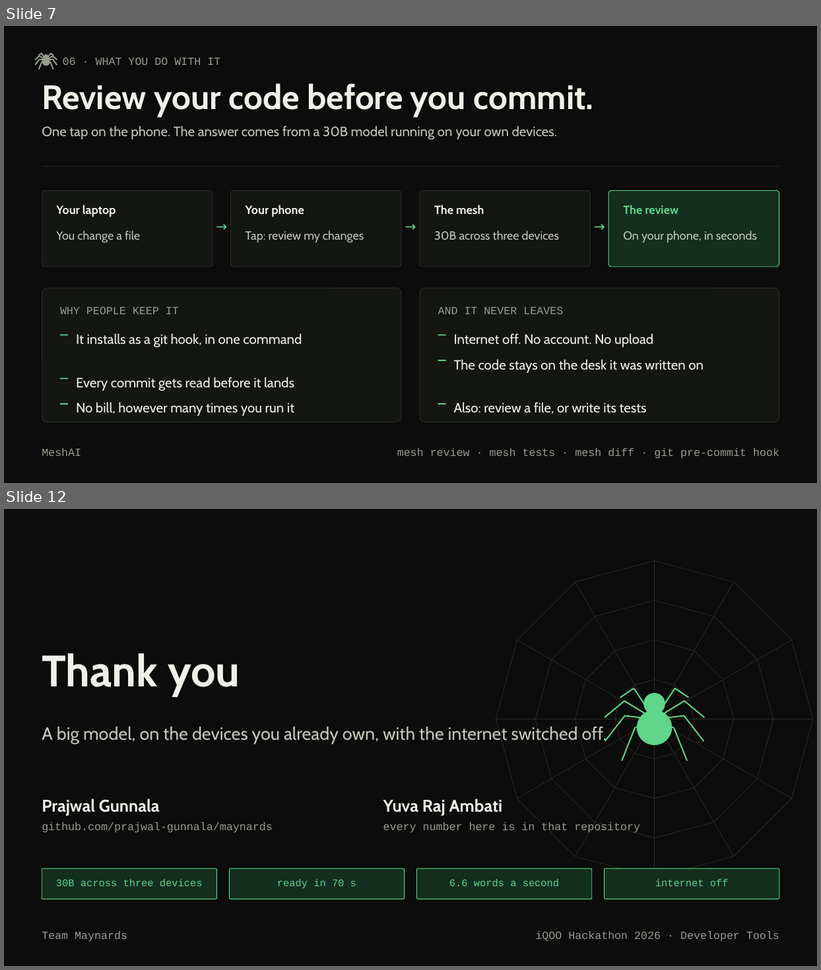
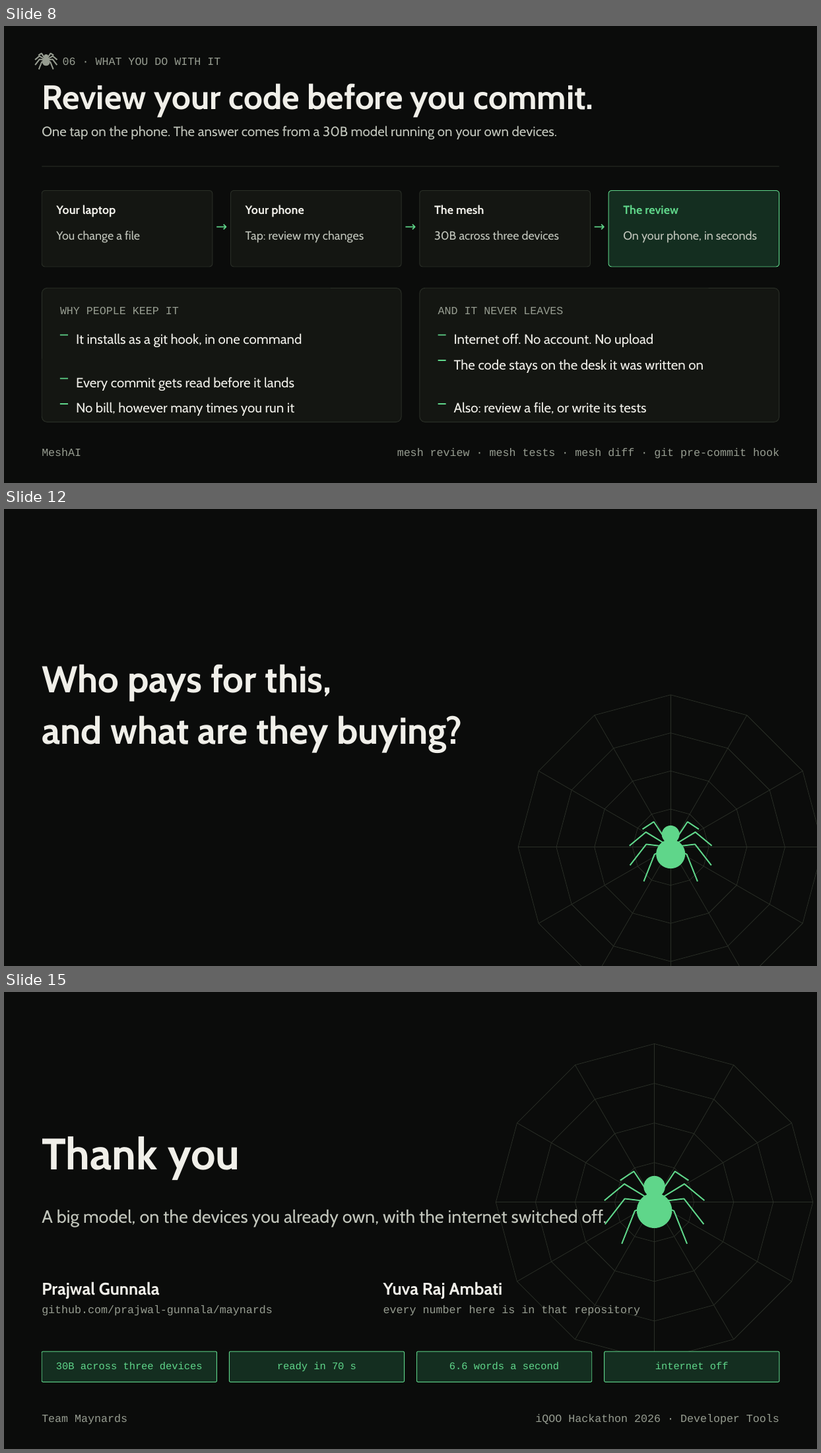
Before and after one commit to prajwal-gunnala/maynards, a slide deck: docs/deck-editable/MeshAI_Deck.pptx. Shown one above the other, each under a label of ours: slides 7 and 12 before the commit, slides 8, 12 and 15 after it; the slides between them are not shown. The pictures are 821x970 and 821x1453 pixels, drawn with LibreOffice and Linux fonts; fonts in the diff are those of the drawing. Boxes give left, top, right and bottom in pixels: in the first picture for what was removed or moved away, otherwise in the second. Text is boxed around its words. In the diff, an @@ line names an element or a change of style, - is before the commit and + after.

Commit message:
deck: points only, a question before each turn, and a literature survey
The second line under every point is gone. It was prose in disguise and it
was what pushed cards past their own edges. A point is now one line.

The build refuses to ship a defect: after assembling, it walks every shape
and prints anything that falls off the page. That is how the overlaps were
found this time, instead of by squinting at a render.

Headings say the thing in the fewest words: a 30B model needs 18.6 GB;
phones and a laptop, as one machine; loading went from 517 s to 70 s; use it
when the model does not fit; 13% to 47%, on the same tests; we rent memory;
it ran this weekend.

Three slides now ask a question and the slide after answers it: how do you
run a model that does not fit, does splitting make the answers worse, and
who pays and what are they buying.

And the comparison is a proper literature survey: Petals, prima.cpp,
EdgeShard with their arXiv numbers, alongside exo, Darkbloom, llama.cpp's own
RPC and the single machine runtimes, each with the reason it is not this.

```diff
--- a/docs/deck-editable/MeshAI_Deck.pptx
+++ b/docs/deck-editable/MeshAI_Deck.pptx
@@ slide 12 added at <box>4,509,817,966</box>, background #FFFFFF @@
@@ rectangle added at <box>4,509,817,966</box>, fill #0B0C0B @@
@@ text added at <box>42,664,462,753</box>, 44 pt, text #F0EFE9, bold @@
+Who pays for this,
+and what are they buying?
@@ freeform shape added at <box>518,695,817,966</box>, outline #2A2F27 0.6 pt @@
@@ freeform shape added at <box>671,695,671,848</box>, outline #2A2F27 0.6 pt @@
@@ freeform shape added at <box>595,715,671,848</box>, outline #2A2F27 0.6 pt @@
@@ freeform shape added at <box>671,715,747,848</box>, outline #2A2F27 0.6 pt @@
@@ freeform shape added at <box>556,733,785,962</box>, outline #2A2F27 0.6 pt @@
@@ freeform shape added at <box>539,771,671,848</box>, outline #2A2F27 0.6 pt @@
@@ freeform shape added at <box>595,771,747,923</box>, outline #2A2F27 0.6 pt @@
@@ freeform shape added at <box>671,771,803,848</box>, outline #2A2F27 0.6 pt @@
@@ freeform shape added at <box>633,809,709,885</box>, outline #2A2F27 0.6 pt @@
@@ freeform shape added at <box>643,822,671,848</box>, outline #5FD68A 1.5 pt @@
@@ freeform shape added at <box>671,822,699,848</box>, outline #5FD68A 1.5 pt @@
@@ freeform shape added at <box>630,832,671,848</box>, outline #5FD68A 1.5 pt @@
@@ freeform shape added at <box>630,844,671,865</box>, outline #5FD68A 1.5 pt @@
@@ ellipse added at <box>657,840,686,869</box>, fill #5FD68A @@
@@ ellipse added at <box>662,826,680,843</box>, fill #5FD68A @@
@@ freeform shape added at <box>671,832,712,848</box>, outline #5FD68A 1.5 pt @@
@@ freeform shape added at <box>671,844,712,865</box>, outline #5FD68A 1.5 pt @@
@@ freeform shape added at <box>518,848,671,848</box>, outline #2A2F27 0.6 pt @@
@@ freeform shape added at <box>539,848,671,923</box>, outline #2A2F27 0.6 pt @@
@@ freeform shape added at <box>595,848,671,966</box>, outline #2A2F27 0.6 pt @@
@@ freeform shape added at <box>644,848,671,882</box>, outline #5FD68A 1.5 pt @@
@@ freeform shape added at <box>671,848,817,848</box>, outline #2A2F27 0.6 pt @@
@@ freeform shape added at <box>671,848,803,923</box>, outline #2A2F27 0.6 pt @@
@@ freeform shape added at <box>671,848,747,966</box>, outline #2A2F27 0.6 pt @@
@@ freeform shape added at <box>671,848,671,966</box>, outline #2A2F27 0.6 pt @@
@@ freeform shape added at <box>671,848,698,882</box>, outline #5FD68A 1.5 pt @@
@@ what was slide 7 is now slide 8 @@
@@ what was slide 12 is now slide 15 @@
```
Also in this commit, not shown: 9 slides changed, 2 other slides added, 1 other file.
